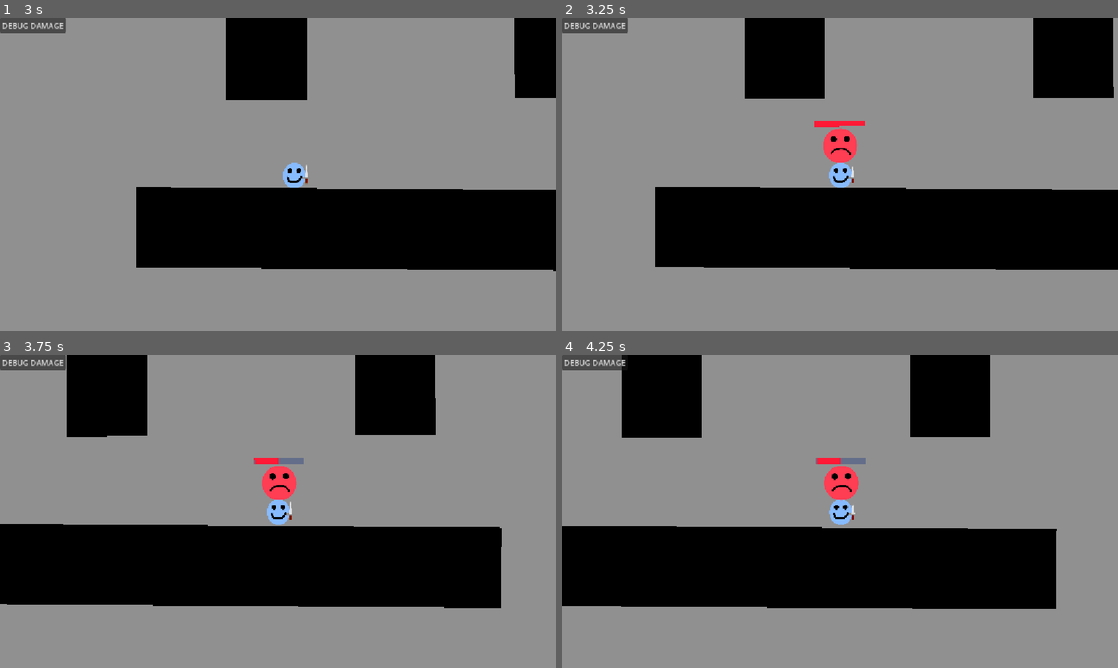
Above: before the commit, frames 1-4 (two rows, left to right).
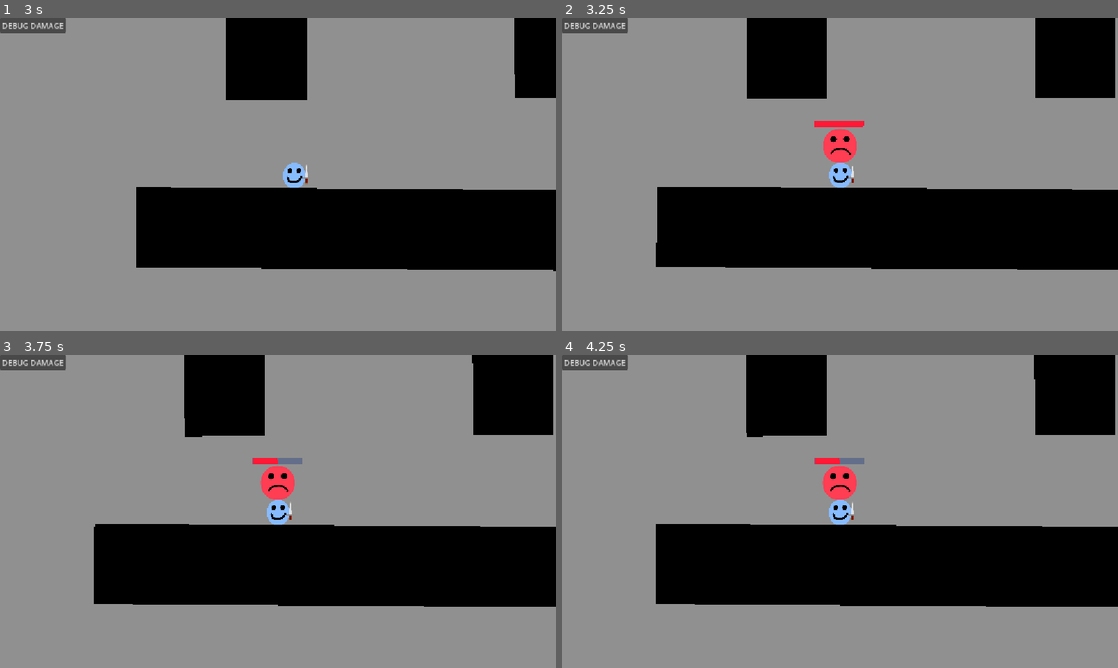
Above: after the commit, the same moments.

Repository: timothytse13/HvP
Game: Godot game, scene res://scene/main.tscn
Two runs of this game, one before a commit and one after it. Both use one fixed random seed, a clock stepped at 60 frames per second and the inputs below.
Inputs (mouse positions are in pixels of both pictures, inside the frame that each line leads up to):
- Up to frame 1 (3 s): click "DEBUG DAMAGE" at 0.5 s; tap Enter at 1.25 s; move the mouse to (400, 158) at 1.27 s; hold D (right) 1.28-2.03 s; tap Space (confirm) at 1.35, 2.3, 2.85 s; move the mouse to (166, 190) at 2.02 s; hold S (down) 2.03-2.78 s; click (166, 190) at 2.1 s; move the mouse to (333, 105) at 2.77 s; hold D (right) from 2.78 s (still down)
- Up to frame 2 (3.25 s): keep holding D (right)
- Up to frame 3 (3.75 s): move the mouse to (250, 574) at 3.52 s; release D (right) at 3.53 s; hold W (up) from 3.53 s (still down); tap Space (confirm) at 3.6 s
- Up to frame 4 (4.25 s): keep holding W (up)

Frame 1 is identical in both runs. In frame 2, 0.6% of the frame differs, in the area x 16-100%, y 0-81%; in frame 3, 22%; in frame 4, 24%, in the area x 0-100%, y 0-82%.

Commit message:
Adjusted enemy movement

Diff:
--- a/scene/enemy.gd
+++ b/scene/enemy.gd
@@ -22,6 +22,7 @@
 	nav_agent.target_position = player.global_position
 	var next_position = nav_agent.get_next_path_position()
 	var direction = global_position.direction_to(next_position)
+	print(global_position.distance_to(player.global_position))
 
 	#print("enemy: ", global_position, " | Next: ", next_position, " | Direction: ", direction)
 
--- a/scene/enemy.tscn
+++ b/scene/enemy.tscn
@@ -20,6 +20,7 @@
 [node name="Enemy" type="CharacterBody2D" unique_id=81298573 groups=["Enemy"]]
 collision_layer = 2
 collision_mask = 5
+motion_mode = 1
 script = ExtResource("1_f87vc")
 
 [node name="CollisionShape2D" type="CollisionShape2D" parent="." unique_id=1290400799]
--- a/scene/main.gd
+++ b/scene/main.gd
@@ -1,3 +1,6 @@
+# TODO: FIX ENEMY SPAWN POSITIONS
+
+
 extends Node2D
 
 var enemy_scene: PackedScene = preload("res://scene/enemy.tscn")
--- a/scene/main.tscn
+++ b/scene/main.tscn
@@ -149,12 +149,13 @@
 position = Vector2(282, 132)
 
 [node name="Pos1" type="Marker2D" parent="EnemySpawnPos" unique_id=1538989454]
+position = Vector2(0, -2)
 
 [node name="Pos2" type="Marker2D" parent="EnemySpawnPos" unique_id=312858349]
-position = Vector2(605, -60)
+position = Vector2(603, 19)
 
 [node name="Pos3" type="Marker2D" parent="EnemySpawnPos" unique_id=1448337939]
-position = Vector2(-265, -106)
+position = Vector2(-107, 254)
 
 [node name="Pos4" type="Marker2D" parent="EnemySpawnPos" unique_id=1890534312]
 position = Vector2(819, 454)
--- a/scene/player.gd
+++ b/scene/player.gd
@@ -5,7 +5,6 @@
 #const JUMP_VELOCITY = -400.0
 
 var facing_direction: Vector2 = Vector2.DOWN
-
 
 
 func _physics_process(delta: float) -> void:
--- a/scene/player.tscn
+++ b/scene/player.tscn
@@ -37,5 +37,5 @@
 collision_mask = 2
 
 [node name="CollisionShape2D" type="CollisionShape2D" parent="AttackArea" unique_id=600993877]
-position = Vector2(16.875, 1)
+position = Vector2(20, 1)
 shape = SubResource("RectangleShape2D_fvtld")
